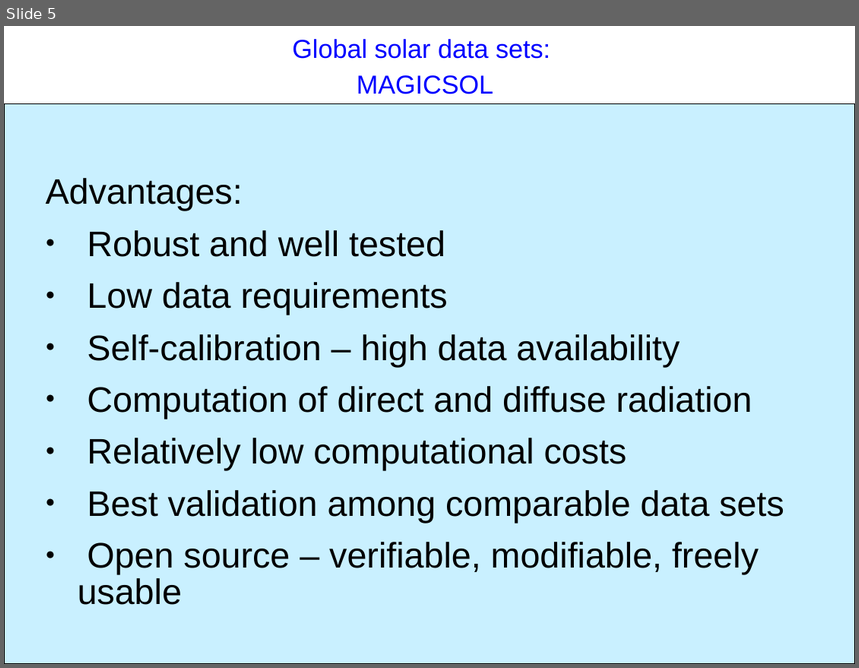
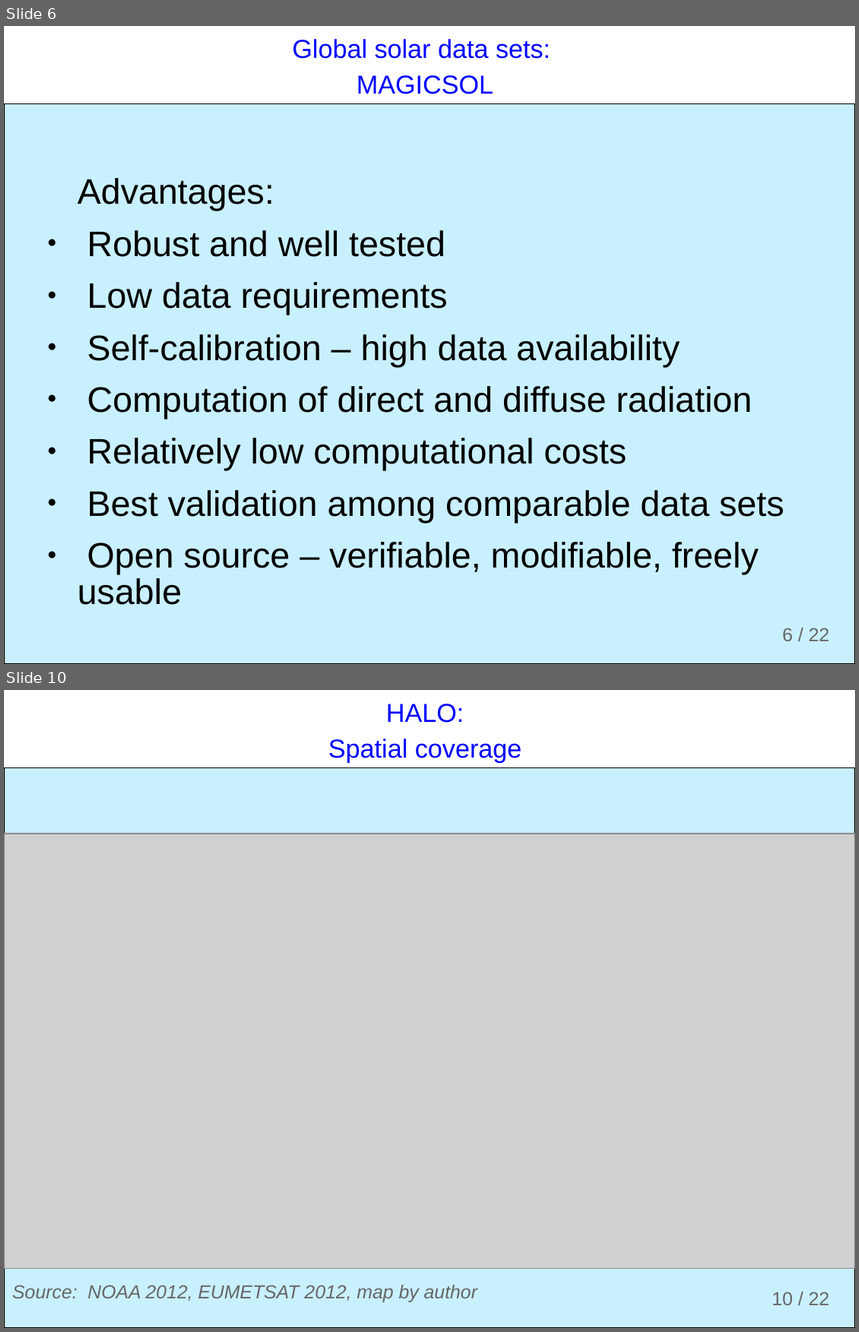
Before and after one commit to ogutu/H.A.L.O., a slide deck: documents/presentations/HALO.odp. Shown one above the other, each under a label of ours: slide 5 before the commit, slides 6 and 10 after it; the slides between them are not shown. The pictures are 859x668 and 859x1332 pixels, drawn with LibreOffice and Linux fonts; fonts in the diff are those of the drawing; grey boxes stand for pictures; background and template pictures are left out. Boxes give left, top, right and bottom in pixels: in the first picture for what was removed or moved away, otherwise in the second. Text is boxed around its words. In the diff, an @@ line names an element or a change of style, - is before the commit and + after.

Commit message:
Modify diagrams and upload final HALO presentation

```diff
--- a/documents/presentations/HALO.odp
+++ b/documents/presentations/HALO.odp
@@ slide 10 added at box(4, 690, 855, 1328), background #FFFFFF; not listed: 2 template elements that a slide beside it also shows @@
@@ text added at box(329, 704, 522, 763), 22 pt, text #0000FF @@
+HALO:
+Spatial coverage
@@ picture added at box(4, 834, 855, 1270) @@
@@ text added at box(12, 1285, 477, 1303), 16 pt, text #666666, italic @@
+Source: NOAA 2012, EUMETSAT 2012, map by author
@@ what was slide 5 is now slide 6 @@
@@ slide 6 changed as well @@
@@ text "Advantages:" at box(78, 178, 785, 605): indent changed @@
@@ page number added at box(782, 628, 830, 642), 16 pt, text #666666 @@
+6 / 22
```
Also in this commit, not shown: 5 other slides changed, 15 other slides added, 8 slides removed, 2 other files.
